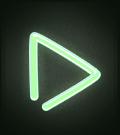
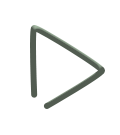
Layer changes from the first 120x135 image to the second:
showed "dark", painted on it over [30, 25, 105, 109]
renamed "Shape 1" to "bright", hid it, painted on it over [31, 26, 105, 109]
hid "Ellipse 3" over [0, 0, 120, 135]
hid "Ellipse 2" over [0, 0, 120, 135]
hid "Layer 1" over [0, 0, 120, 135]
hid "Ellipse 1", opacity 100% → 34%, painted on it over [0, 0, 120, 135]
hid "large_menu_background", painted on it over [0, 0, 120, 135]
